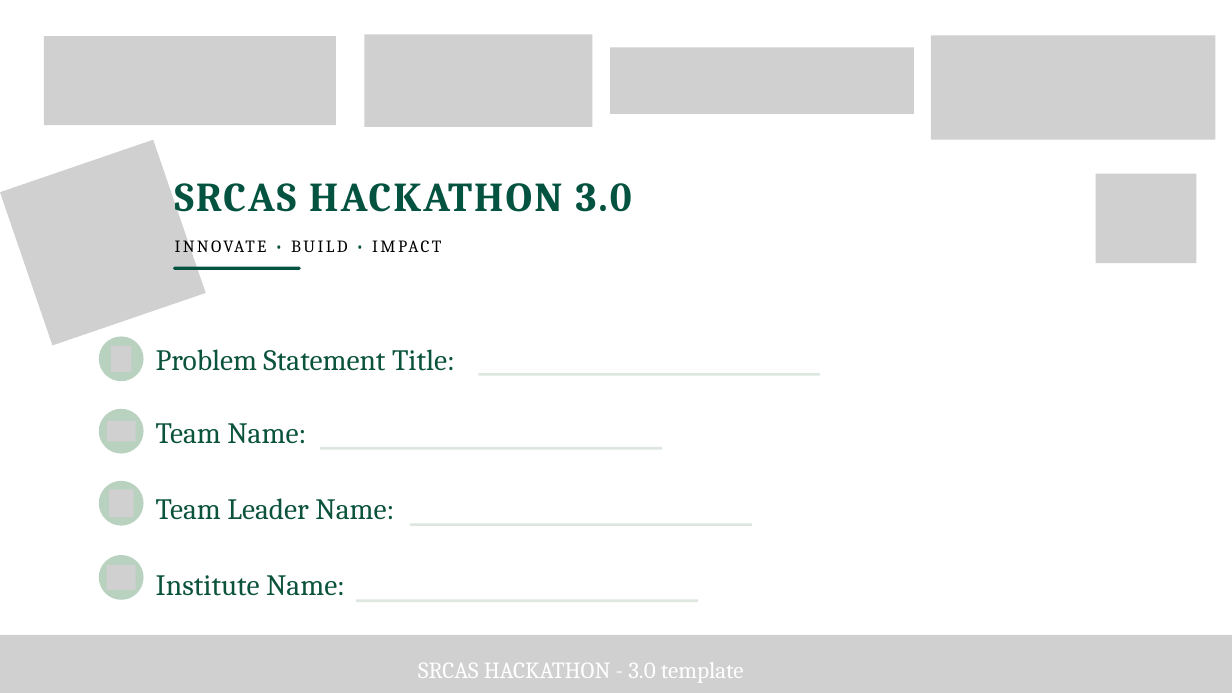
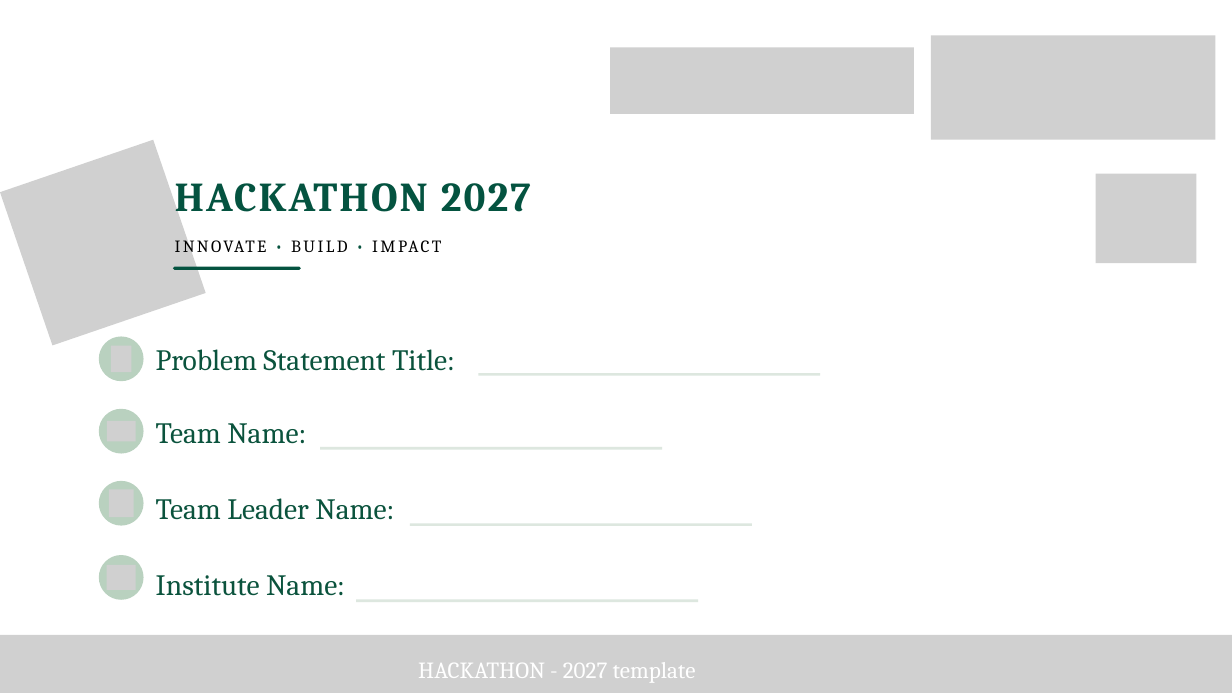
Before and after one commit to Hackathon2027K/Hackathon2027, a slide deck: slide 1 of src/assets/PPT/Hackathon 2027.pptx. Drawn at 1232x693 pixels with LibreOffice and Linux fonts; fonts in the diff are those of the drawing; grey boxes stand for pictures; background and template pictures are left out. Boxes give left, top, right and bottom in pixels: in the first picture for what was removed or moved away, otherwise in the second. Text is boxed around its words. In the diff, an @@ line names an element or a change of style, - is before the commit and + after.

```diff
--- a/src/assets/PPT/Hackathon 2027.pptx
+++ b/src/assets/PPT/Hackathon 2027.pptx
@@ picture removed at (x1=44, y1=36, x2=336, y2=125) @@
@@ picture removed at (x1=365, y1=34, x2=593, y2=127) @@
@@ text at (x1=175, y1=183, x2=531, y2=221): text changed @@
-SRCAS HACKATHON 3.0
+HACKATHON 2027
@@ text at (x1=418, y1=662, x2=696, y2=682): text changed @@
-SRCAS HACKATHON - 3.0 template
+HACKATHON - 2027 template
```
Also in this commit, not shown: 5 other slides changed, 2 other files.
